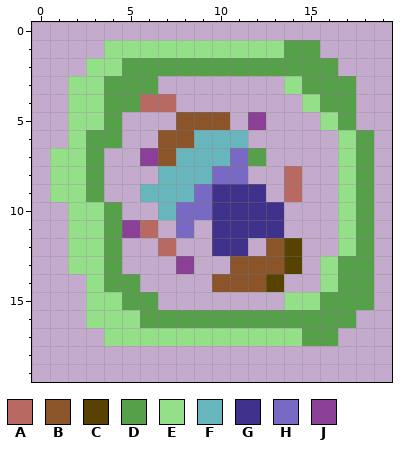
One commit to this pixel-art sprite: sprites/enemy-cell.png. Above, as it was before the edit.
The file is 20x20 pixels.
Palette (. is transparent): A #b86962  B #8b5429  C #574200  D #55a049  E #94e089  F #67b6bd  G #40318d  H #7869c4  J #8b3f96
Pixels before, first column x 1:
 1 ...EEEEEEEEEEDD...
 2 ..EEDDDDDDDDDDDD..
 3 .EEDDD.......EDDD.
 4 .EEDDAA.......EDD.
 5 .EED...BBB.J...ED.
 6 .EDD..BBFFF.....ED
 7 EED..JBFFFHD....ED
 8 EED...FFFHH..A..ED
 9 EED..FFFHGGG.A..ED
10 .EED..FHHGGGG...ED
11 .EEDJA.H.GGGG...ED
12 .EED..A..GG.BC..ED
13 .EED...J..BBBC.EDD
14 ..EDD....BBBC..EDD
15 ..EEDD.......EEDDD
16 ..EEEDDDDDDDDDDDD.
17 ...EEEEEEEEEEEDD..
The same view after the edit:
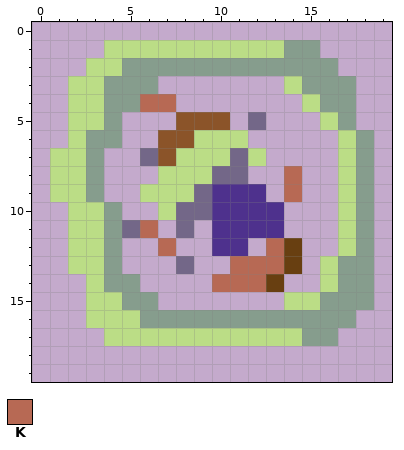
Colours new in this view: K #b76954
The edit:
{"colour":"C","old":"#574200","new":"#683f11"}
{"colour":"D","old":"#55a049","new":"#869d8d"}
{"colour":"E","old":"#94e089","new":"#bbdd86"}
{"colour":"G","old":"#40318d","new":"#4e318d"}
{"colour":"H","old":"#7869c4","new":"#736788"}
{"y":4,"x":6,"old":"AA","new":"KK"}
{"y":5,"x":12,"old":"J","new":"H"}
{"y":6,"x":9,"old":"FFF","new":"EEE"}
{"y":7,"x":6,"old":"J","new":"H"}
{"y":7,"x":8,"old":"FFF","new":"EEE"}
{"y":7,"x":12,"old":"D","new":"E"}
{"y":8,"x":7,"old":"FFF","new":"EEE"}
{"y":8,"x":14,"old":"A","new":"K"}
{"y":9,"x":6,"old":"FFF","new":"EEE"}
{"y":9,"x":14,"old":"A","new":"K"}
{"y":10,"x":7,"old":"F","new":"E"}
{"y":11,"x":5,"old":"JA","new":"HK"}
{"y":12,"x":7,"old":"A","new":"K"}
{"y":12,"x":13,"old":"B","new":"K"}
{"y":13,"x":8,"old":"J","new":"H"}
{"y":13,"x":11,"old":"BBB","new":"KKK"}
{"y":14,"x":10,"old":"BBB","new":"KKK"}
